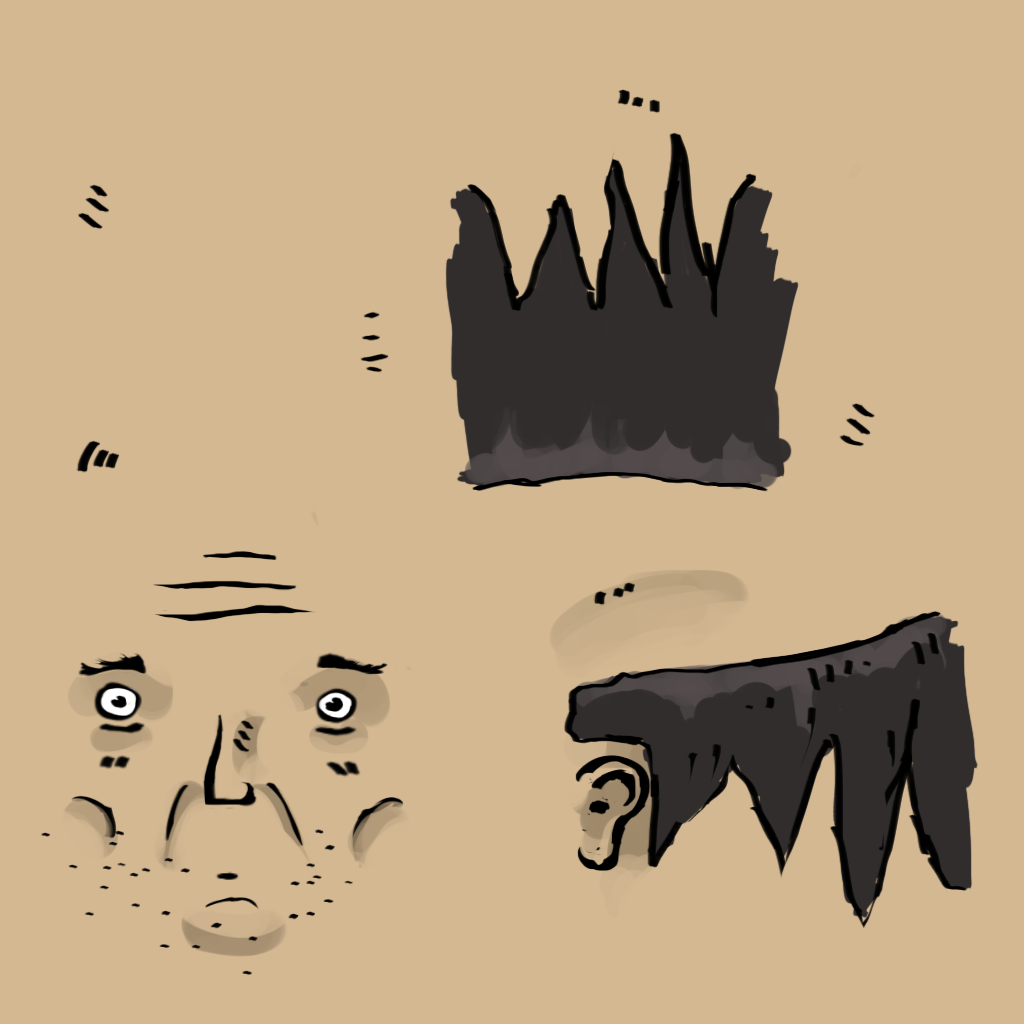
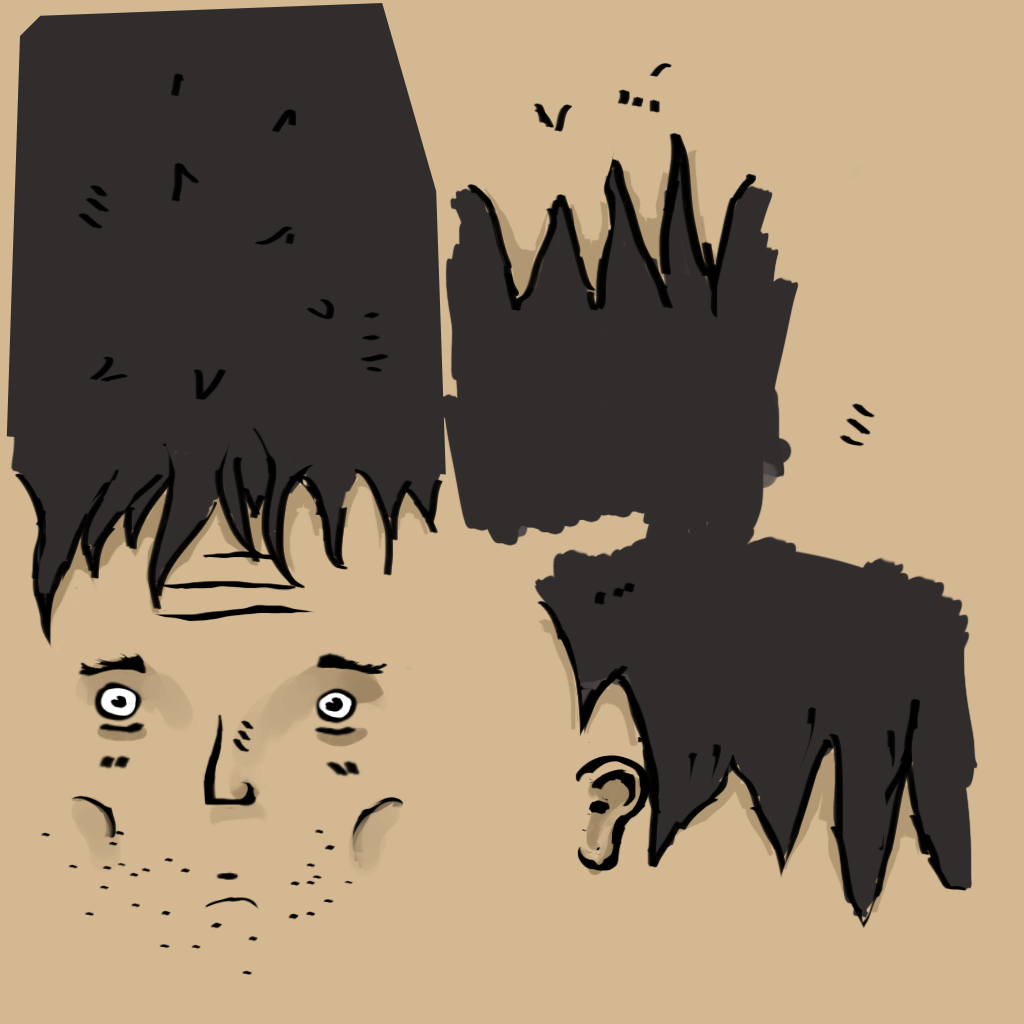
Before/after of a (1024, 1024) layered artwork. What changed in the layer stack:
painted on "Lines" over [14,63,941,846]
painted on "Filling" over [439,393,970,752]
hid "Layer 1" over [61,363,922,957]
painted on "Skin" over [6,3,967,914]
